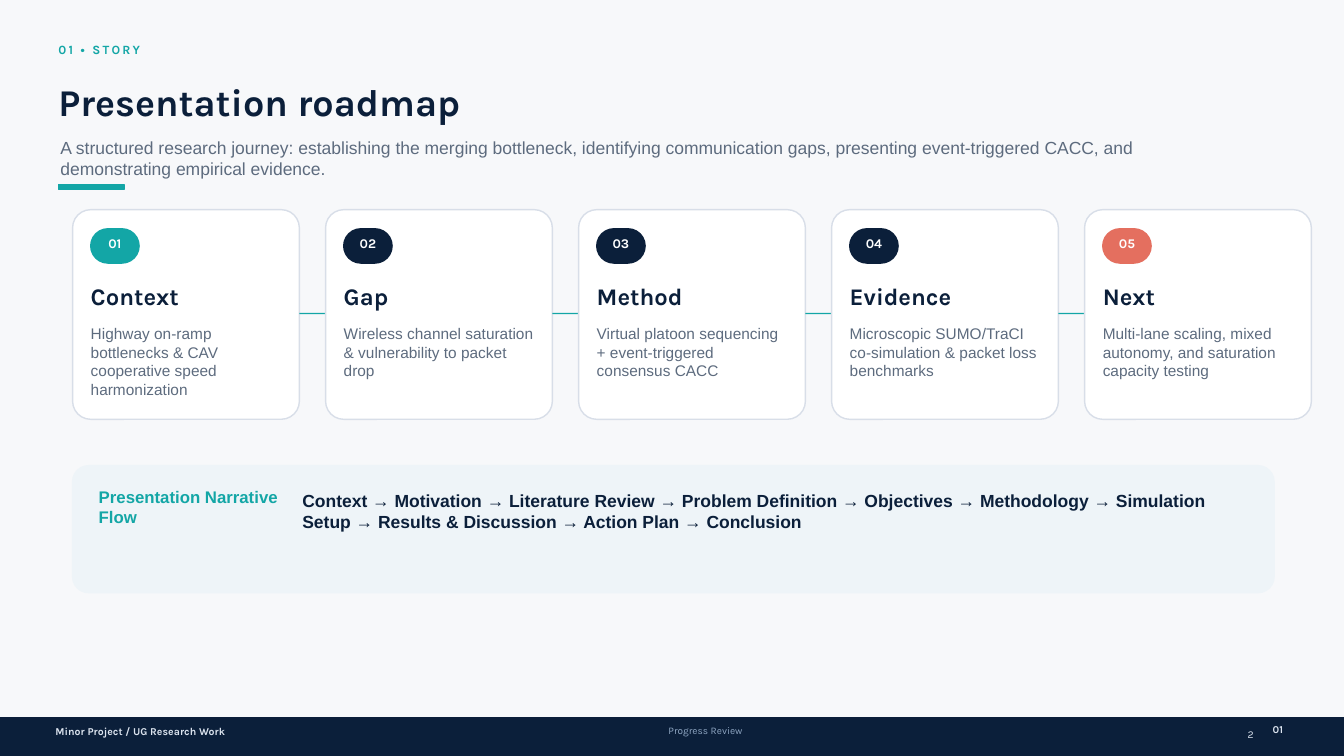
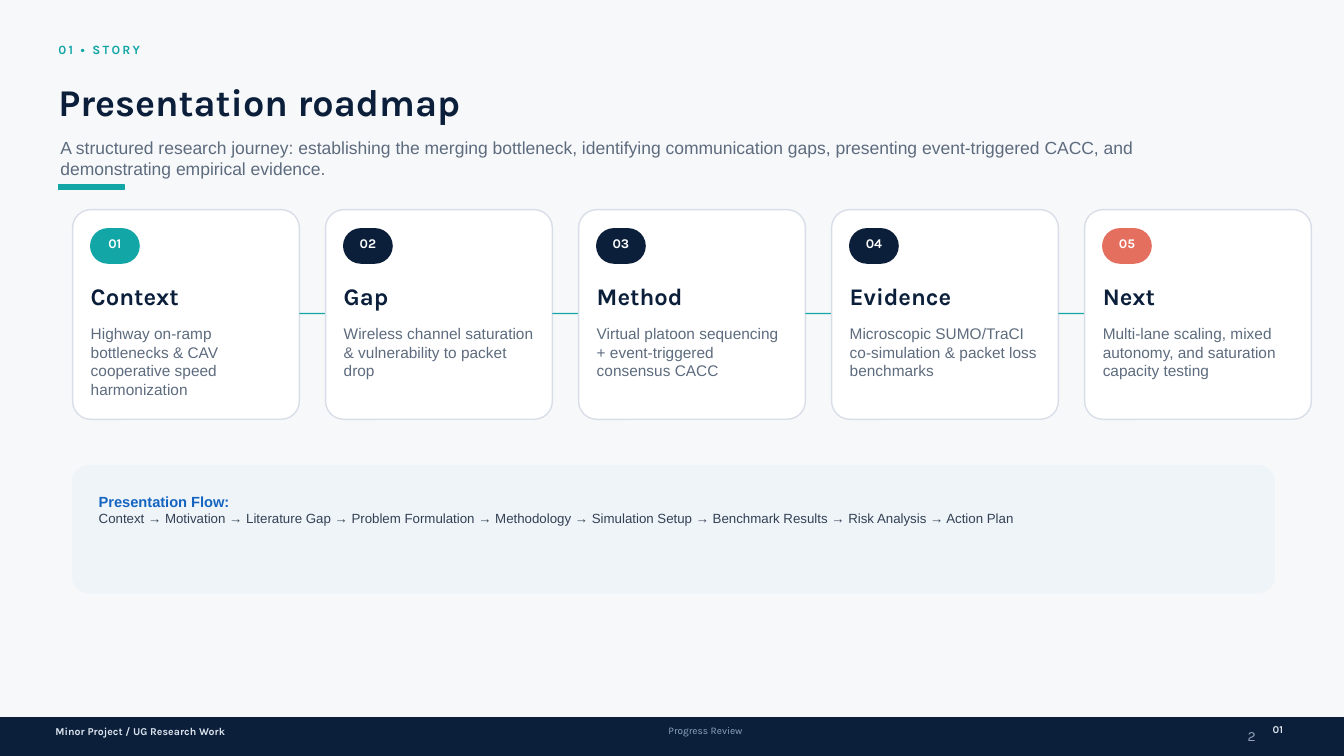
Before and after one commit to swagata025/Rule-based-merging-scenario, a slide deck: slide 2 of Progress_Presentation.pptx. Drawn at 1344x756 pixels with LibreOffice and Linux fonts; fonts in the diff are those of the drawing. Boxes give left, top, right and bottom in pixels: in the first picture for what was removed or moved away, otherwise in the second. Text is boxed around its words. In the diff, an @@ line names an element or a change of style, - is before the commit and + after.

```diff
--- a/Progress_Presentation.pptx
+++ b/Progress_Presentation.pptx
@@ text at bbox=[99, 496, 1014, 526]: text changed; size 12.5 to 9.5 pt; text colour #0B1F3A to #334155; bold off @@
-Context → Motivation → Literature Review → Problem Definition → Objectives → Methodology → Simulation Setup → Results & Discussion → Action Plan → Conclusion
+Presentation Flow:
+Context → Motivation → Literature Gap → Problem Formulation → Methodology → Simulation Setup → Benchmark Results → Risk Analysis → Action Plan
@@ text removed at bbox=[99, 491, 278, 523] @@
-Presentation Narrative Flow
@@ text "2" at bbox=[1248, 732, 1256, 741]: size 7.5 to 10 pt, text colour #DCE4EF to #94A3B8 @@
```
Also in this commit, not shown: 13 other slides changed, 1 slide added, 4 other files.
